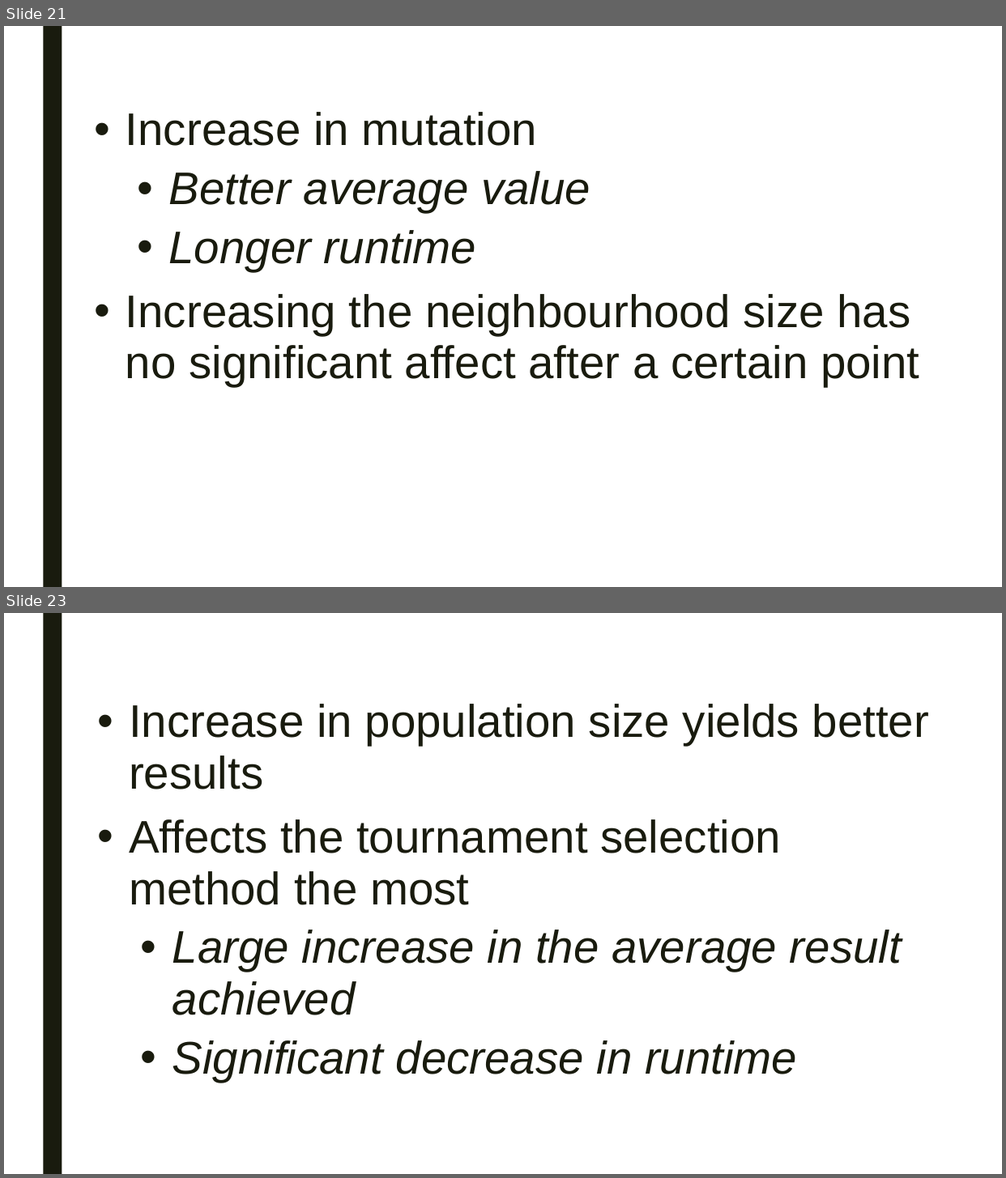
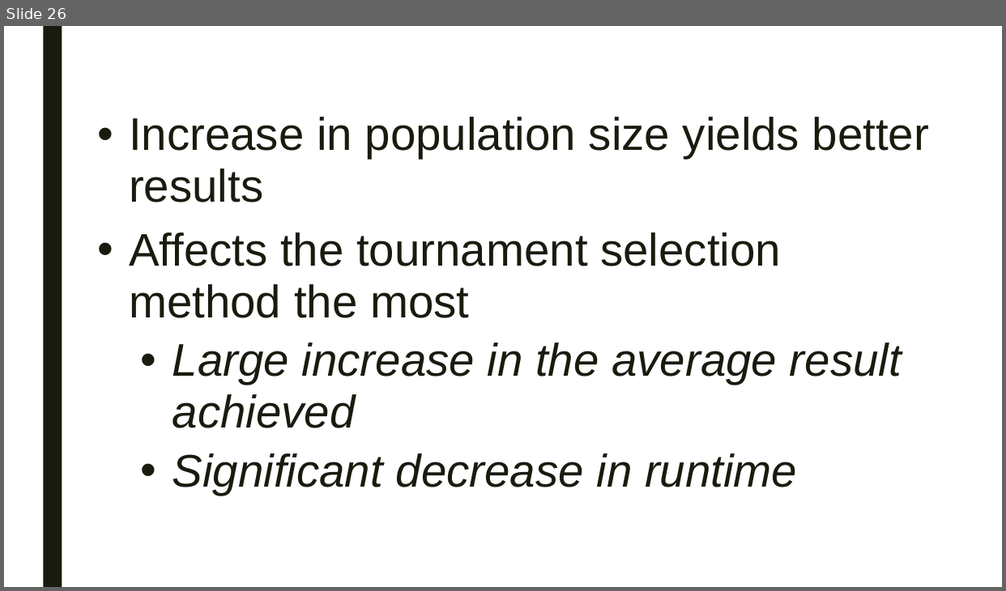
Before and after one commit to swengeler/PP3, a slide deck: Report, presentation and related stuff/Knapsack_problem.pptx. Shown one above the other, each under a label of ours: slides 21 and 23 before the commit, slide 26 after it; the slides between them are not shown. The pictures are 1006x1178 and 1006x591 pixels, drawn with LibreOffice and Linux fonts; fonts in the diff are those of the drawing. Boxes give left, top, right and bottom in pixels: in the first picture for what was removed or moved away, otherwise in the second. Text is boxed around its words. In the diff, an @@ line names an element or a change of style, - is before the commit and + after.

```diff
--- a/Report, presentation and related stuff/Knapsack_problem.pptx
+++ b/Report, presentation and related stuff/Knapsack_problem.pptx
@@ slide 21 removed at (4,26,1002,587), background #FFFFFF; not listed: 1 template element that a slide beside it also shows @@
@@ text removed at (126,112,919,387) @@
-• Increase in mutation
-  • Better average value
-  • Longer runtime
-• Increasing the neighbourhood size has no significant affect after a certain point
@@ what was slide 23 is now slide 26 @@
```
Also in this commit, not shown: 13 slides changed, 13 slides added, 7 other slides removed.
